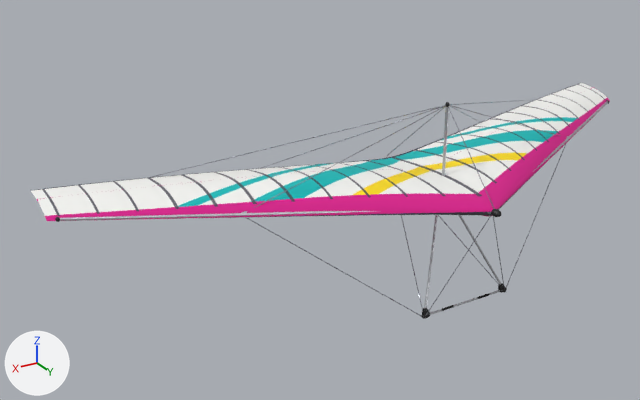
A saved change to the Blender file assets/source/glider_magic.blend.
Both versions are drawn from a 50 mm lens placed at (7.46, 9.31, 4.83), pointed at (1.25, -1.02, -0.34). Arrows for +X, +Y and +Z are at lower left; the lights stay in place. The picture after the commit comes second.

The first picture shows 'ControlFrame', 'Frame', 'Sail'.
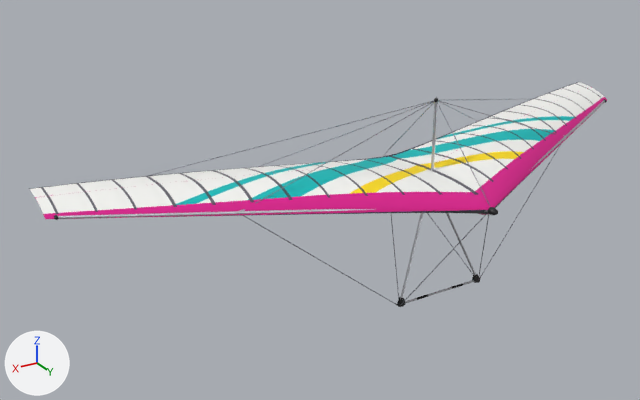
Changed parts and their boxes (x1, y1, x2, y2) in the pictures (640 x 400 px; the box of a moved part takes in the faces that stretch with it):
'Sail', reshaped
    before: (31, 83, 610, 221)
    after: (29, 82, 607, 219)
'Frame', reshaped
    before: (55, 100, 609, 222)
    after: (54, 97, 607, 220)
'ControlFrame', reshaped (8% shorter)
    before: (245, 143, 567, 319)
    after: (243, 145, 561, 307)
part 1 of me_sail, moved or reshaped
    before: (31, 83, 610, 221)
    after: (29, 82, 607, 219)
part 2 of me_sail, moved or reshaped
    before: (36, 88, 595, 219)
    after: (35, 87, 592, 217)
part 3 of me_frame, moved or reshaped
    before: (533, 101, 608, 172)
    after: (532, 100, 605, 168)
part 4 of me_frame, moved or reshaped
    before: (60, 211, 491, 221)
    after: (58, 209, 488, 219)
part 5 of me_frame, moved or reshaped
    before: (491, 209, 501, 217)
    after: (488, 207, 498, 215)
part 6 of me_frame, moved or reshaped
    before: (442, 107, 449, 176)
    after: (431, 102, 437, 171)
part 7 of me_frame, moved or reshaped
    before: (448, 107, 494, 208)
    after: (437, 102, 491, 207)
part 8 of me_frame, moved or reshaped
    before: (387, 106, 446, 156)
    after: (384, 102, 434, 155)
part 9 of me_frame, moved or reshaped
    before: (450, 105, 560, 136)
    after: (438, 100, 554, 134)
part 10 of me_frame, moved or reshaped
    before: (450, 100, 529, 105)
    after: (439, 99, 513, 101)

What the commit changed:
me_sail is used by ob_sail; location (0.0, 0.0, 0.0).
me_sail had 3657 vertices, 3392 faces and spanned x -5.13..5.13, y -2.1..1.36, z -0.07..0.36.
me_sail now has 3657 vertices, 3392 faces and spans x -5.13..5.13, y -2.17..1.29, z -0.07..0.36.
me_sail part 1: the loose piece of 2139 vertices spanning x -5.13..5.13, y -2.1..1.36, z 0.09..0.36 is moved by (0.0, -0.07, 0.0).
me_sail part 2: the loose piece of 1395 vertices spanning x -5.13..5.13, y -1.81..1.36, z -0.04..0.35 is moved by (0.0, -0.07, 0.0).
Other edits to the shape of me_sail do not show in these pictures.
me_frame is used by ob_frame; location (0.0, 0.0, 0.0).
me_frame had 1342 vertices, 1098 faces and spanned x -5.03..5.03, y -1.72..1.46, z 0.03..1.3.
me_frame now has 1342 vertices, 1098 faces and spans x -5.03..5.03, y -1.79..1.39, z 0.03..1.3.
me_frame part 3: the loose piece of 310 vertices spanning x -4.99..0.02, y -1.32..1.36, z 0.05..0.14 is moved by (0.0, -0.07, 0.0).
me_frame part 4: the loose piece of 310 vertices spanning x -0.02..4.99, y -1.32..1.36, z 0.05..0.14 is moved by (0.0, -0.07, 0.0).
me_frame part 5: the loose piece of 70 vertices spanning x -0.06..0.06, y 1.28..1.46, z 0.03..0.13 is moved by (0.0, -0.07, 0.0).
me_frame part 6: the loose piece of 16 vertices spanning x -0.02..0.02, y 0.23..0.27, z 0.06..1.26 is moved by (0.0, -0.25, 0.0).
me_frame part 7: the loose piece of 12 vertices spanning x -0.01..0.01, y 0.25..1.36, z 0.09..1.26 is scaled about its middle by (1, 1.16, 1), then moved by (0.0, -0.16, 0.0).
me_frame part 8: the loose piece of 12 vertices spanning x -0.01..0.01, y -1.13..0.25, z 0.08..1.26 is scaled about its middle by (1, 0.868, 1), then moved by (0.0, -0.16, 0.0).
me_frame part 9: 12 of the vertices in x -2.93..-2.05, y -1.37..-0.22, z 0.11..0.21 are multiplied about their middle by the matrix ((1.0, 0.0, 0.0), (0.0, 0.985, -0.152), (0.0, 0.0, 1.0)), then moved by (0.0, -0.15, 0.0).
me_frame part 10: 6 of the vertices in x -3.59, y -1.72..-1.71, z 0.26..0.27 are multiplied about their middle by the matrix ((1.0, 0.0, 0.0), (0.0, 0.985, -0.152), (0.0, 0.0, 1.0)), then moved by (0.0, -0.15, 0.0).
Other edits to the shape of me_frame do not show in these pictures.
me_controlframe is used by ob_controlframe; location (0.0, 0.0, 0.0).
me_controlframe had 3226 vertices, 1486 faces and spanned x -2.93..2.93, y -1.08..1.32, z -1.54..0.12.
me_controlframe now has 3226 vertices, 1486 faces and spans x -2.93..2.93, y -1.15..1.25, z -1.64..0.12.
me_controlframe part 11: 2590 of 3226 vertices moved; they spanned x -2.93..2.93, y -1.08..1.32, z -1.54..0.12 and now span x -2.93..2.93, y -1.15..1.25, z -1.64..0.12; mean shift (0.0, -0.52, -0.09); largest move (-0.72, 0.9, -1.54) -> (-0.72, 0.31, -1.64).
Other edits to the shape of me_controlframe do not show in these pictures.
